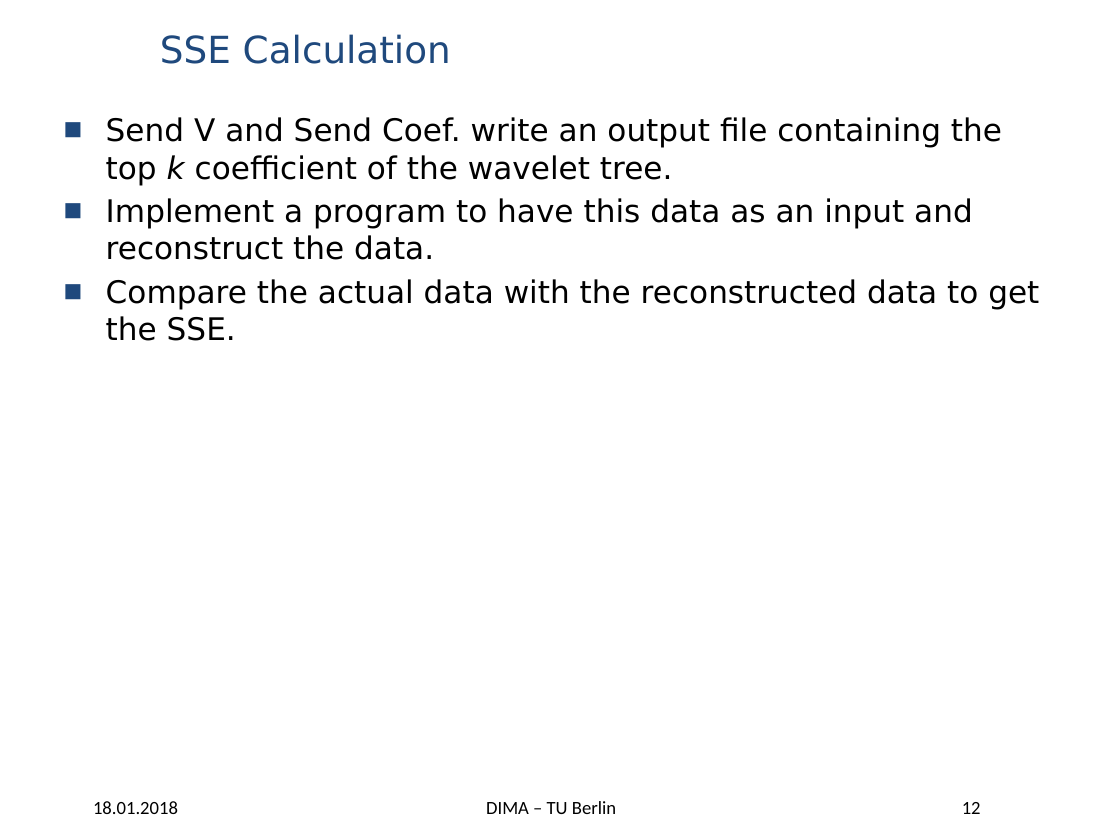
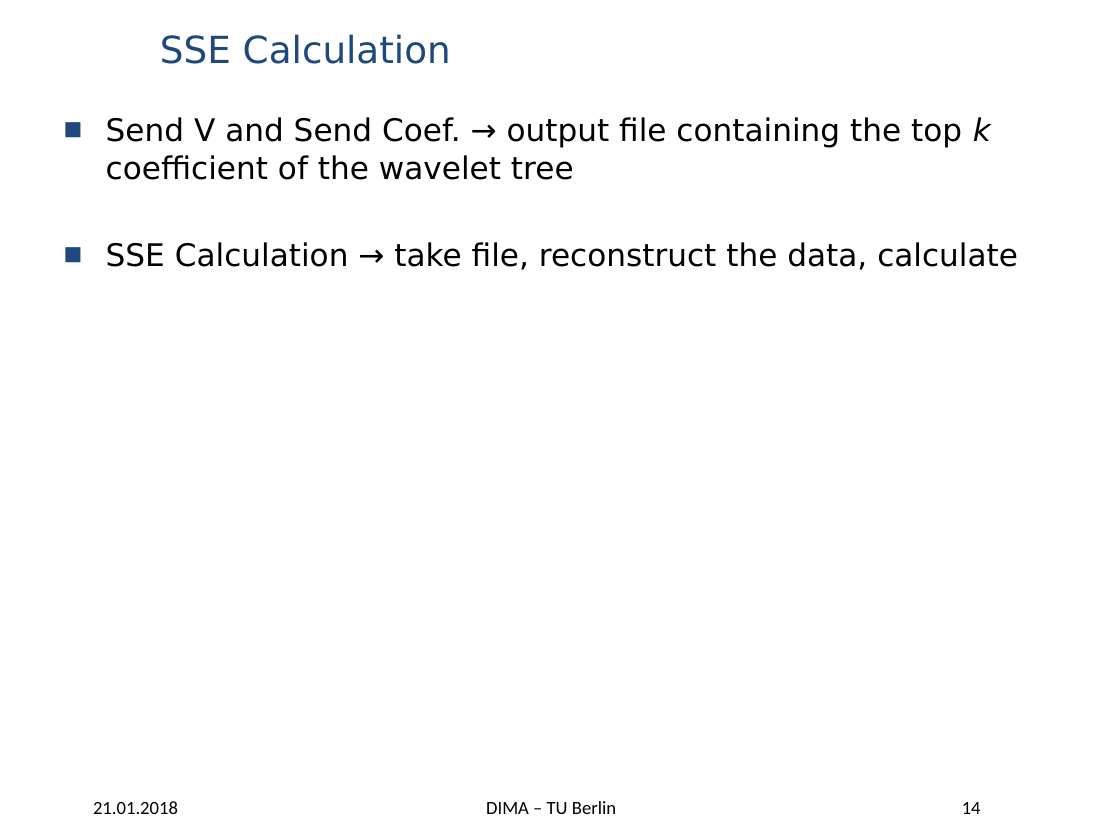
Before and after one commit to panduwicaksono91/wave-hist, a slide deck: slide 14 of BDAPRO Midterm Presentation - Wavelet Histogram.pptx (slide 12 before the commit). Drawn at 1120x840 pixels with LibreOffice and Linux fonts; fonts in the diff are those of the drawing; background and template pictures are left out. Boxes give left, top, right and bottom in pixels: in the first picture for what was removed or moved away, otherwise in the second. Text is boxed around its words. In the diff, an @@ line names an element or a change of style, - is before the commit and + after.

```diff
--- a/BDAPRO Midterm Presentation - Wavelet Histogram.pptx
+++ b/BDAPRO Midterm Presentation - Wavelet Histogram.pptx
@@ text at [106,117,1018,270]: text changed @@
-■ Send V and Send Coef. write an output file containing the top k coefficient of the wavelet tree.
-■ Implement a program to have this data as an input and reconstruct the data.
-■ Compare the actual data with the reconstructed data to get the SSE.
+■ Send V and Send Coef. → output file containing the top k coefficient of the wavelet tree
+■ SSE Calculation → take file, reconstruct the data, calculate
@@ text at [93,801,178,814]: text changed @@
-18.01.2018
+21.01.2018
@@ page number at [962,802,981,814]: text changed @@
-12
+14
```
Also in this commit, not shown: 17 other slides changed, 5 slides added, 1 slide removed.
